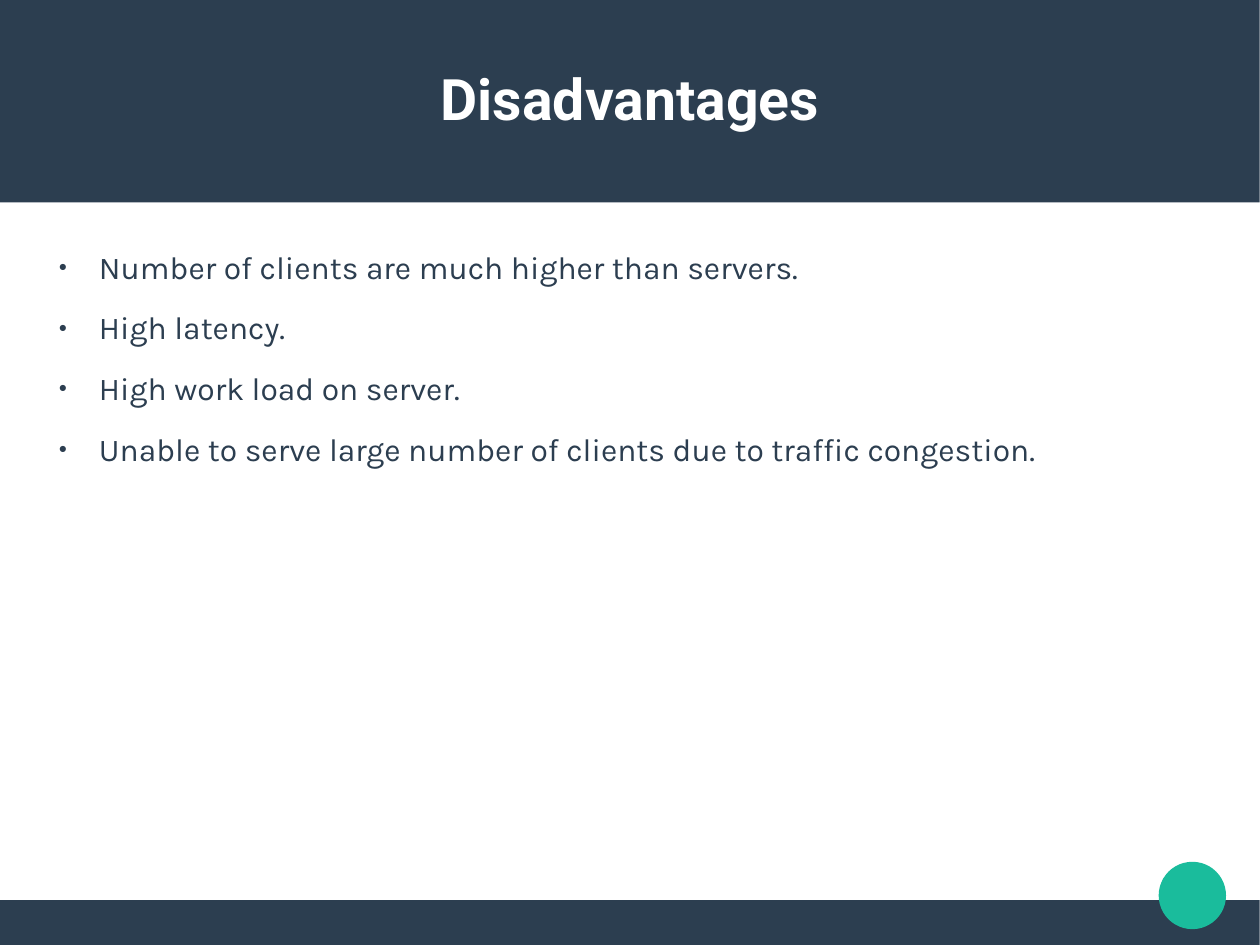
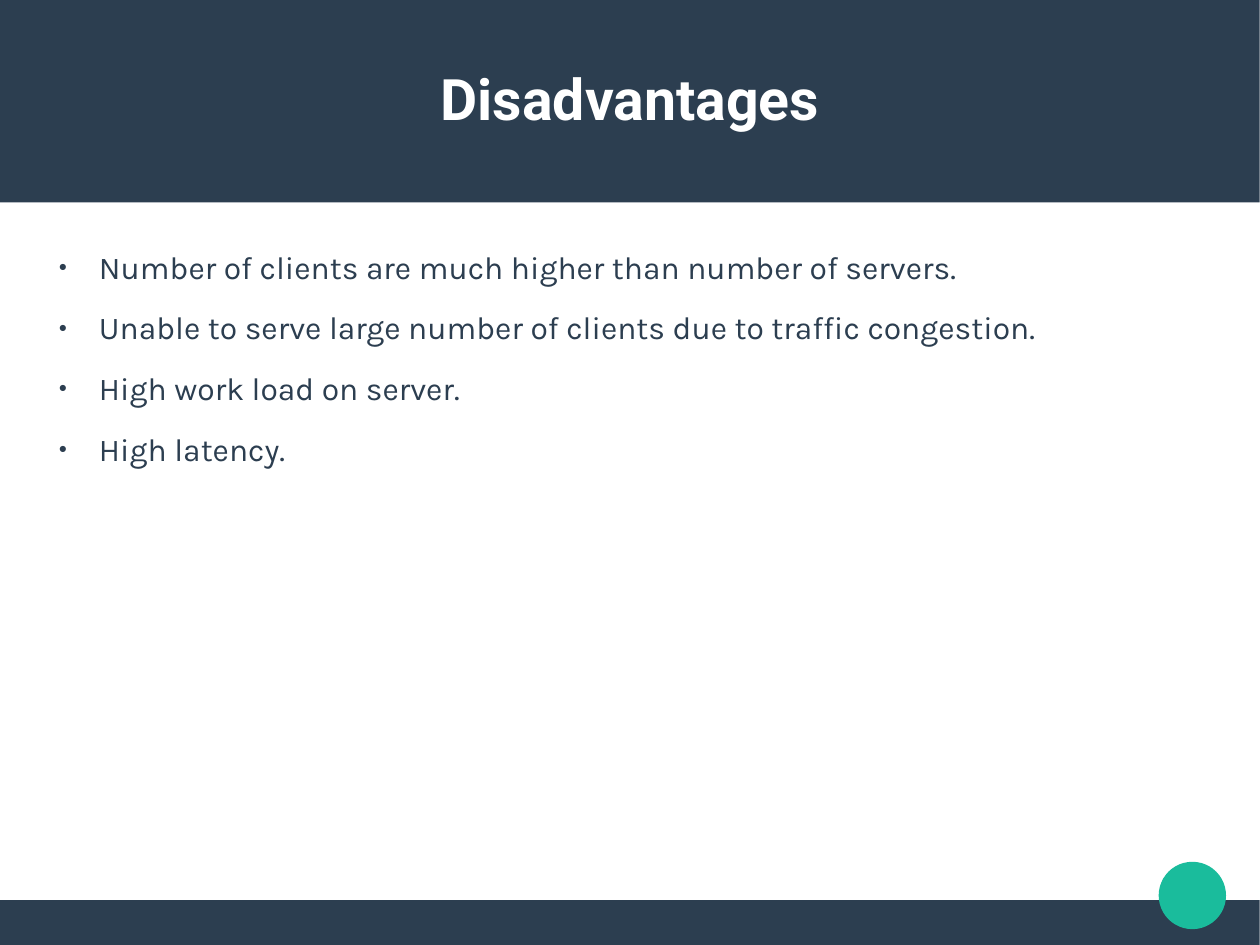
Before and after one commit to ishanjoshi02/TeSeminar, a slide deck: slide 3 of Presentation/Neeraj/Presentation.odp. Drawn at 1260x945 pixels with LibreOffice and Linux fonts; fonts in the diff are those of the drawing. Boxes give left, top, right and bottom in pixels: in the first picture for what was removed or moved away, otherwise in the second. Text is boxed around its words. In the diff, an @@ line names an element or a change of style, - is before the commit and + after.

```diff
--- a/Presentation/Neeraj/Presentation.odp
+++ b/Presentation/Neeraj/Presentation.odp
@@ text at (99, 257, 1035, 408): text changed @@
-● Number of clients are much higher than servers.
+● Number of clients are much higher than number of servers.
+● Unable to serve large number of clients due to traffic congestion.
+● High work load on server.
@@ text at (99, 378, 1035, 468): paragraphs removed @@
-● High work load on server.
-● Unable to serve large number of clients due to traffic congestion.
```
Also in this commit, not shown: 4 other slides changed, 3 slides added, 1 slide removed, 8 other files.
